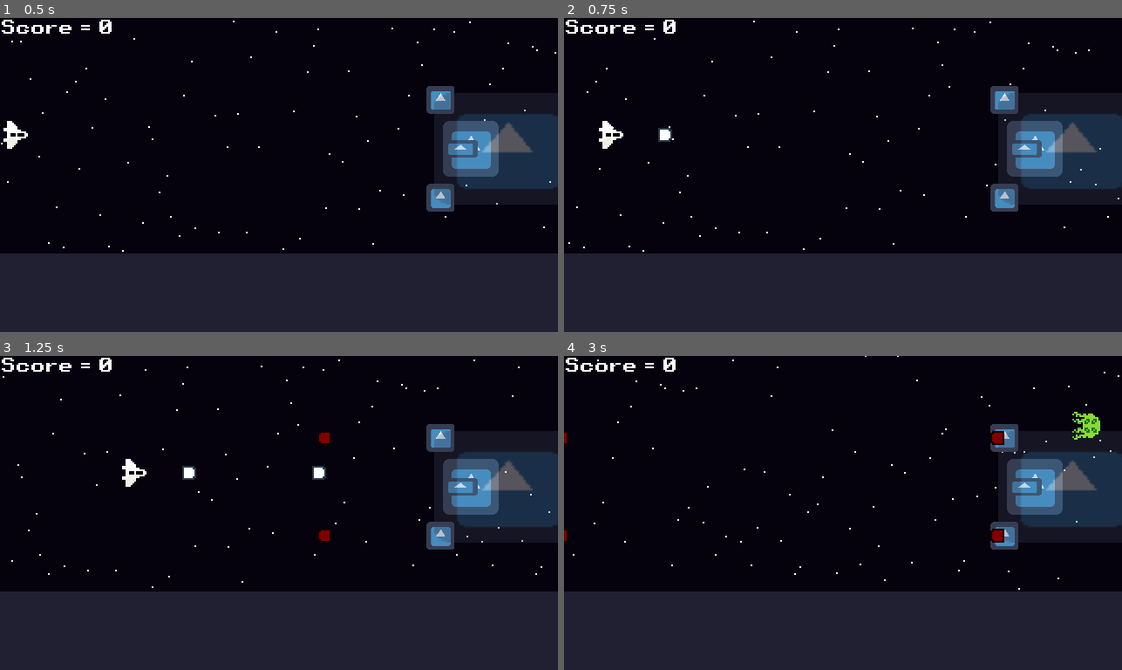
Above: before the commit, frames 1-4 (two rows, left to right).
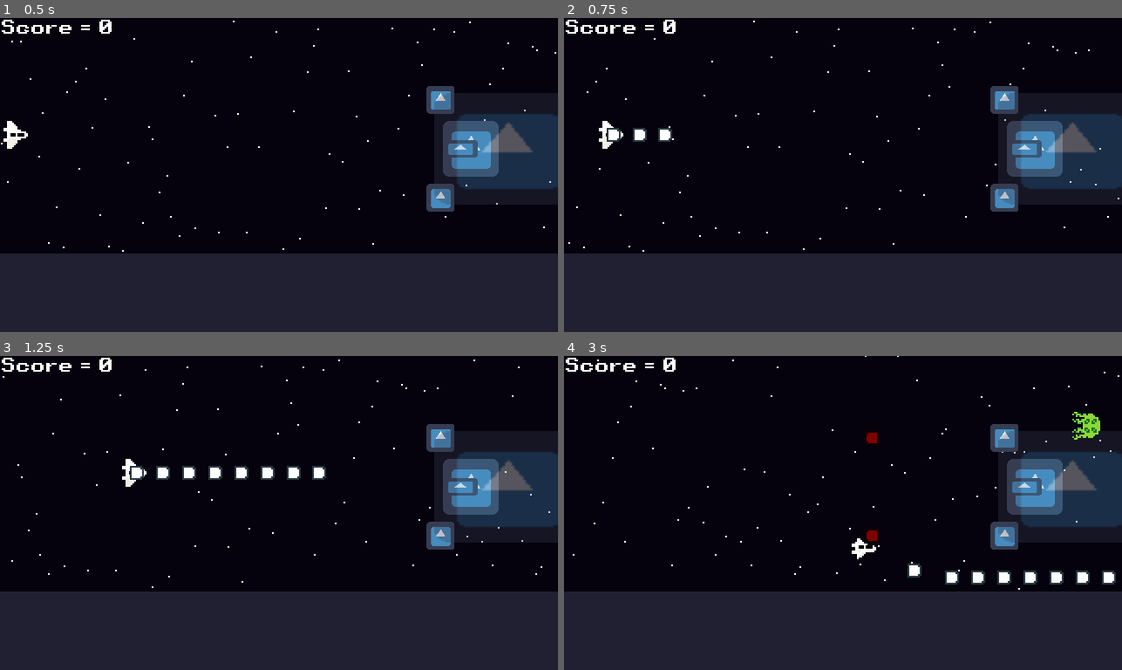
Above: after the commit, the same moments.

Repository: MrPiedPiper/LD48
Game: Godot game, scene res://Main/Main.tscn
The game is run twice, just before and just after one commit, with the same random seed, the same clock (stepped at 60 frames per second) and the same inputs. The engine's default icon, where the game draws it, is replaced by a stand-in: a white triangle on a blue panel in a dark square.
Inputs:
- Up to frame 1 (0.5 s): no input
- Up to frame 2 (0.75 s): hold D (input_right) from 0.53 s (still down); hold , (input_a) from 0.53 s (still down)
- Up to frame 3 (1.25 s): keep holding D (input_right); keep holding , (input_a)
- Up to frame 4 (3 s): release D (input_right) at 1.28 s; release , (input_a) at 1.28 s; hold S (input_down) 1.28-2.03 s; tap , (input_a) at 1.35, 2.85 s; hold D (input_right) 2.03-2.78 s; hold , (input_a) 2.03-2.78 s; hold W (input_up) from 2.78 s (still down)

Frame 1 is identical in both runs. In frame 2, 0.2% of the frame differs, in the area x 7-15%, y 35-40%; in frame 3, 0.7%; in frame 4, 1.3%, in the area x 0-99%, y 23-73%.

Commit message:
Add weapon delay

Diff:
--- a/Bosses/BaseBoss/BaseBoss.gd
+++ b/Bosses/BaseBoss/BaseBoss.gd
@@ -8,11 +8,13 @@
 onready var weapon1 = $Weapon1Area/Weapon1
 onready var weapon1_timer = $Weapon1Timer
 onready var weapon1_area = $Weapon1Area
+onready var weapon1_offset_timer = $Weapon1OffsetTimer
 var weapon1_health = 10
 
 onready var weapon2 = $Weapon2Area/Weapon2
 onready var weapon2_timer = $Weapon2Timer
 onready var weapon2_area = $Weapon2Area
+onready var weapon2_offset_timer = $Weapon2OffsetTimer
 var weapon2_health = 10
 
 onready var barrier_area = $BarrierArea
@@ -62,9 +64,13 @@
 			i.disabled = false
 
 func _ready():
+	start()
+
+func start():
 	_is_waiting = false
 	weapon1_timer.start()
 	weapon2_timer.start()
+
 
 func set_wait(value):
 	_is_waiting = value
--- a/Bosses/BaseBoss/BaseBoss.tscn
+++ b/Bosses/BaseBoss/BaseBoss.tscn
@@ -54,6 +54,7 @@
 
 [node name="Weapon2" parent="Weapon2Area" instance=ExtResource( 3 )]
 is_player = false
+testdelay = 0.25
 
 [node name="Weapon2Sprite" type="Sprite" parent="Weapon2Area"]
 scale = Vector2( 0.25, 0.25 )
--- a/Bosses/Boss1/Boss1.tscn
+++ b/Bosses/Boss1/Boss1.tscn
@@ -22,8 +22,20 @@
 [node name="CollisionShape2D" parent="WeakSpot" index="0"]
 shape = SubResource( 1 )
 
+[node name="Weapon1Timer" parent="." index="2"]
+wait_time = 2.0
+
+[node name="Weapon2Timer" parent="." index="3"]
+wait_time = 2.0
+
+[node name="Weapon1" parent="Weapon1Area" index="0"]
+bullet_speed = 75
+
 [node name="CollisionShape2D" parent="Weapon1Area" index="2"]
 shape = SubResource( 2 )
+
+[node name="Weapon2" parent="Weapon2Area" index="0"]
+bullet_speed = 75
 
 [node name="CollisionShape2D" parent="Weapon2Area" index="2"]
 shape = SubResource( 2 )
--- a/Main/DialogScenes/DialogGroups/DialogGroups.tscn
+++ b/Main/DialogScenes/DialogGroups/DialogGroups.tscn
@@ -85,8 +85,6 @@
 dialog = "Even more, [wave][rainbow]wow![/rainbow][/wave]"
 speaking = 0
 left_id = 0
-
-[node name="DialogItem2" parent="Dialogs/Dialog4" instance=ExtResource( 2 )]
 
 [node name="Tools" type="Node" parent="."]
 
--- a/Player/Player.tscn
+++ b/Player/Player.tscn
@@ -63,6 +63,7 @@
 hframes = 3
 
 [node name="BasicWeapon" parent="." instance=ExtResource( 3 )]
+shoot_cooldown = 0.1
 
 [node name="CollisionShape2D" type="CollisionPolygon2D" parent="."]
 position = Vector2( 2.51984, 3.70102 )
--- a/Weapons/BaseWeapon/BaseWeapon.gd
+++ b/Weapons/BaseWeapon/BaseWeapon.gd
@@ -1,27 +1,50 @@
 extends Node2D
 
 export var bullet = preload("res://Weapons/Bullets/BaseBullet/BaseBullet.tscn")
-export var shoot_delay = 0.5
+export var shoot_cooldown = 0.5
 export var is_player = true
+export var bullet_speed = -1
+export(float) var shoot_delay = 0
+
+#BaseWeapon needs a delay from click to shot.
+#Split fire() into 2 functions. One to summon the bullet, one to "fire".
+#Only fire if the weapon is not already firing.
+#The fire uses the delay timer if the delay exists.
 
 var can_shoot = true
 onready var timer = $TimerShoot
+onready var timer_delay = $TimerDelay
+
+func _ready():
+	timer.wait_time = shoot_cooldown
+	timer_delay.wait_time = shoot_delay
+
+func summon_bullet():
+	var curr_bullet = bullet.instance()
+	if is_player:
+		curr_bullet.add_to_group("PlayerBullet")
+	else:
+		curr_bullet.add_to_group("EnemyBullet")
+	if bullet_speed != -1:
+		curr_bullet.speed = bullet_speed
+	curr_bullet.global_position = global_position
+	get_tree().current_scene.add_child(curr_bullet)
+	timer.start()
 
 #On press summon shot and assign group
 func fire():
 	if can_shoot:
-		#fire
-		var curr_bullet = bullet.instance()
-		if is_player:
-			curr_bullet.add_to_group("PlayerBullet")
+		if shoot_delay <= 0:
+			summon_bullet()
+			can_shoot = false
 		else:
-			curr_bullet.add_to_group("EnemyBullet")
-		curr_bullet.global_position = global_position
-		get_tree().current_scene.add_child(curr_bullet)
-		can_shoot = false
-		timer.start()
+			timer_delay.start()
+			can_shoot = false
 
 func _on_TimerShoot_timeout():
 	can_shoot = true
 	if is_player and Input.is_action_pressed("input_a"):
 		fire()
+
+func _on_TimerDelay_timeout():
+	summon_bullet()
--- a/Weapons/BaseWeapon/BaseWeapon.tscn
+++ b/Weapons/BaseWeapon/BaseWeapon.tscn
@@ -7,5 +7,10 @@
 
 [node name="TimerShoot" type="Timer" parent="."]
 wait_time = 0.5
+one_shot = true
+
+[node name="TimerDelay" type="Timer" parent="."]
+one_shot = true
 
 [connection signal="timeout" from="TimerShoot" to="." method="_on_TimerShoot_timeout"]
+[connection signal="timeout" from="TimerDelay" to="." method="_on_TimerDelay_timeout"]
